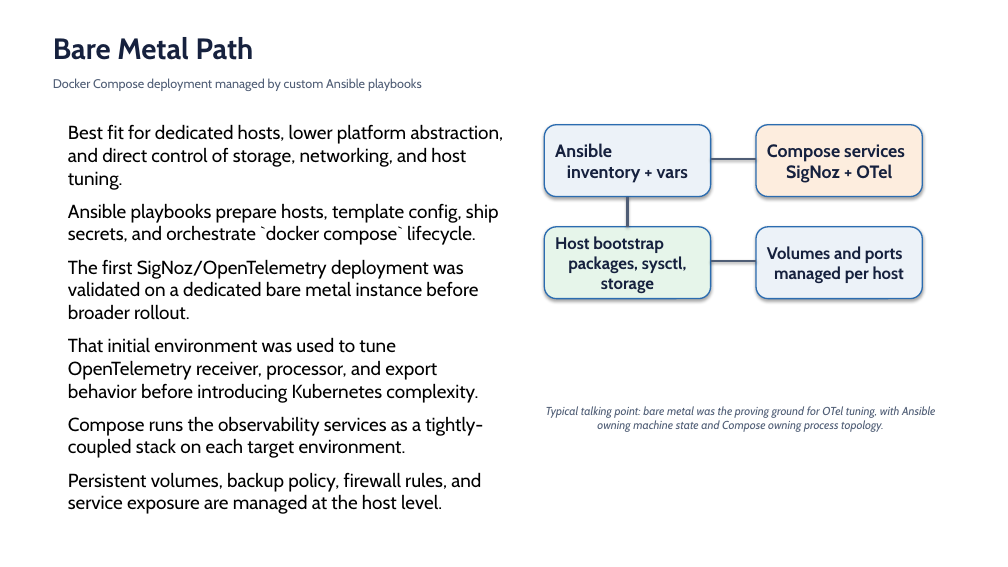
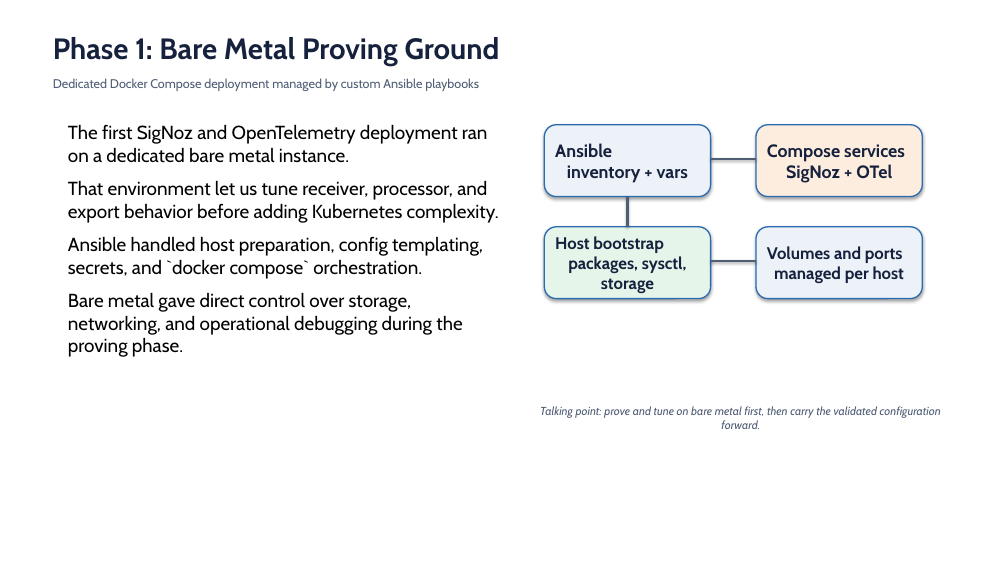
Before and after one commit to vekjja/akasa-presentation, a slide deck: slide 5 of opentelemetry-signoz-observability-stack.pptx. Drawn at 1008x567 pixels with LibreOffice and Linux fonts; fonts in the diff are those of the drawing. Boxes give left, top, right and bottom in pixels: in the first picture for what was removed or moved away, otherwise in the second. Text is boxed around its words. In the diff, an @@ line names an element or a change of style, - is before the commit and + after.

```diff
--- a/opentelemetry-signoz-observability-stack.pptx
+++ b/opentelemetry-signoz-observability-stack.pptx
@@ text at (x1=53, y1=37, x2=500, y2=66): text changed @@
-Bare Metal Path
+Phase 1: Bare Metal Proving Ground
@@ text at (x1=53, y1=78, x2=479, y2=91): text changed @@
-Docker Compose deployment managed by custom Ansible playbooks
+Dedicated Docker Compose deployment managed by custom Ansible playbooks
@@ text at (x1=68, y1=124, x2=499, y2=357): text changed @@
-Best fit for dedicated hosts, lower platform abstraction, and direct control of storage, networking, and host tuning.
-Ansible playbooks prepare hosts, template config, ship secrets, and orchestrate `docker compose` lifecycle.
-The first SigNoz/OpenTelemetry deployment was validated on a dedicated bare metal instance before broader rollout.
-That initial environment was used to tune OpenTelemetry receiver, processor, and export behavior before introducing Kubernetes complexity.
-Compose runs the observability services as a tightly-coupled stack on each target environment.
-Persistent volumes, backup policy, firewall rules, and service exposure are managed at the host level.
+The first SigNoz and OpenTelemetry deployment ran on a dedicated bare metal instance.
+That environment let us tune receiver, processor, and export behavior before adding Kubernetes complexity.
+Ansible handled host preparation, config templating, secrets, and `docker compose` orchestration.
+Bare metal gave direct control over storage, networking, and operational debugging during the proving phase.
@@ text at (x1=540, y1=406, x2=941, y2=429): text changed @@
-Typical talking point: bare metal was the proving ground for OTel tuning, with Ansible owning machine state and Compose owning process topology.
+Talking point: prove and tune on bare metal first, then carry the validated configuration forward.
```
Also in this commit, not shown: 7 other slides changed, 1 slide added, 1 slide removed, 11 other files.
